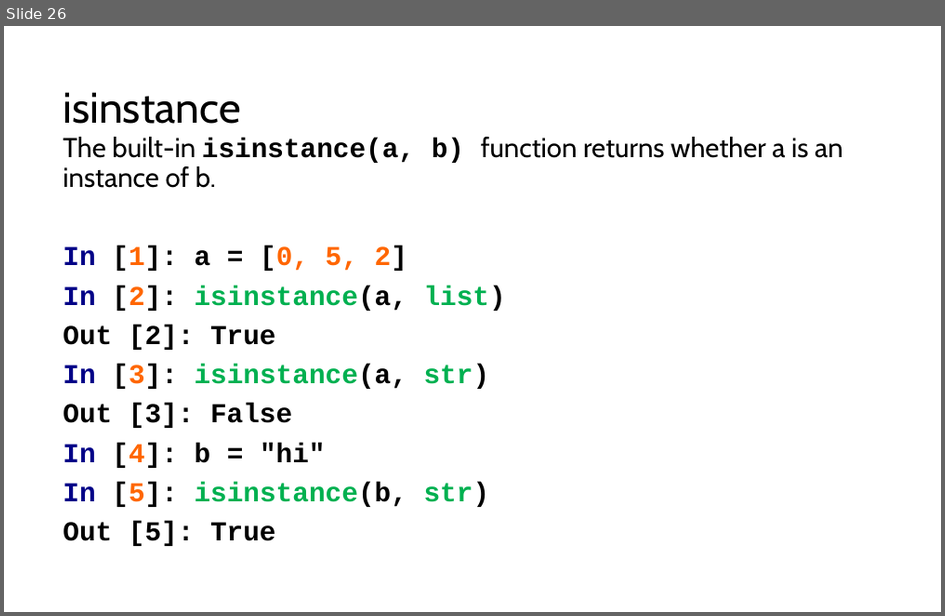
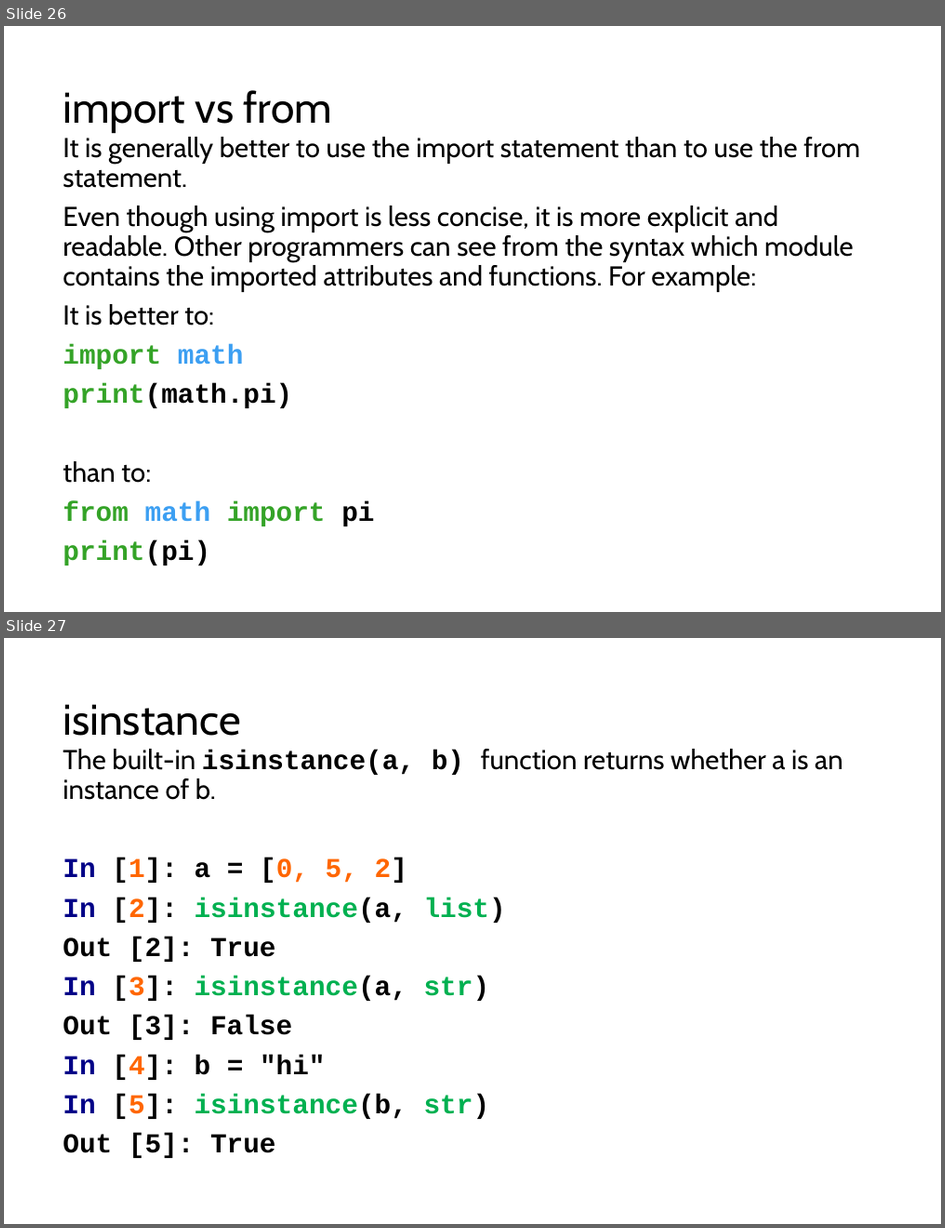
Before and after one commit to LongBaoNguyen/longbaonguyen.github.io, a slide deck: courses/apcsp/lect9.pptx. Shown one above the other, each under a label of ours: slide 26 before the commit, slides 26 and 27 after it. The pictures are 945x616 and 945x1228 pixels, drawn with LibreOffice and Linux fonts; fonts in the diff are those of the drawing. Boxes give left, top, right and bottom in pixels: in the first picture for what was removed or moved away, otherwise in the second. Text is boxed around its words. In the diff, an @@ line names an element or a change of style, - is before the commit and + after.

```diff
--- a/courses/apcsp/lect9.pptx
+++ b/courses/apcsp/lect9.pptx
@@ slide 26 added at (4,26,941,612), background #FFFFFF @@
@@ title added at (63,90,332,133), 33 pt, text #000000 @@
+import vs from
@@ text added at (63,137,861,565), 21 pt, text #000000 @@
+It is generally better to use the import statement than to use the from statement.
+Even though using import is less concise, it is more explicit and readable. Other programmers can see from the syntax which module contains the imported attributes and functions. For example:
+It is better to:
+import math
+print(math.pi)
+than to:
+from math import pi
+print(pi)
@@ what was slide 26 is now slide 27 @@
```
Also in this commit, not shown: 4 slides changed, 1 other file.
